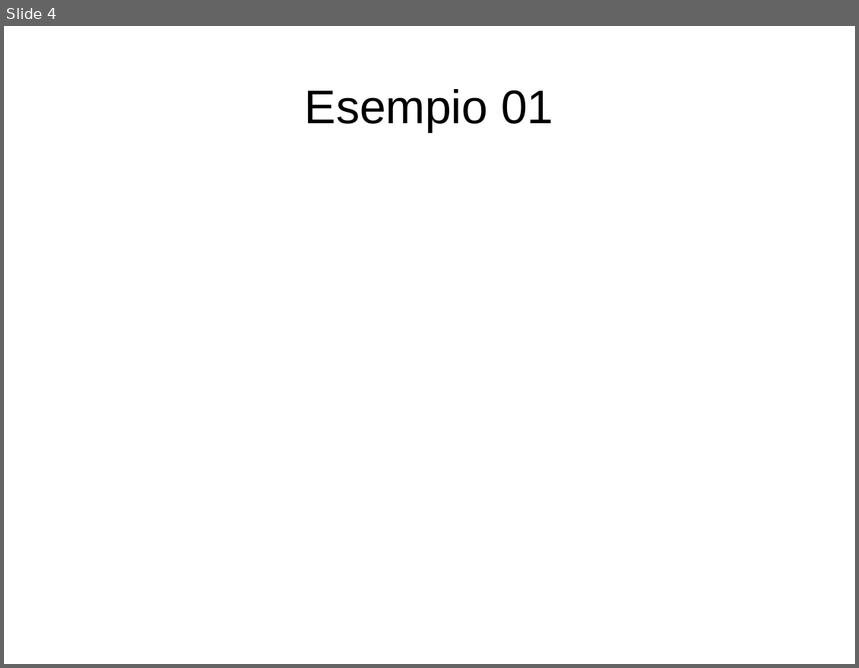
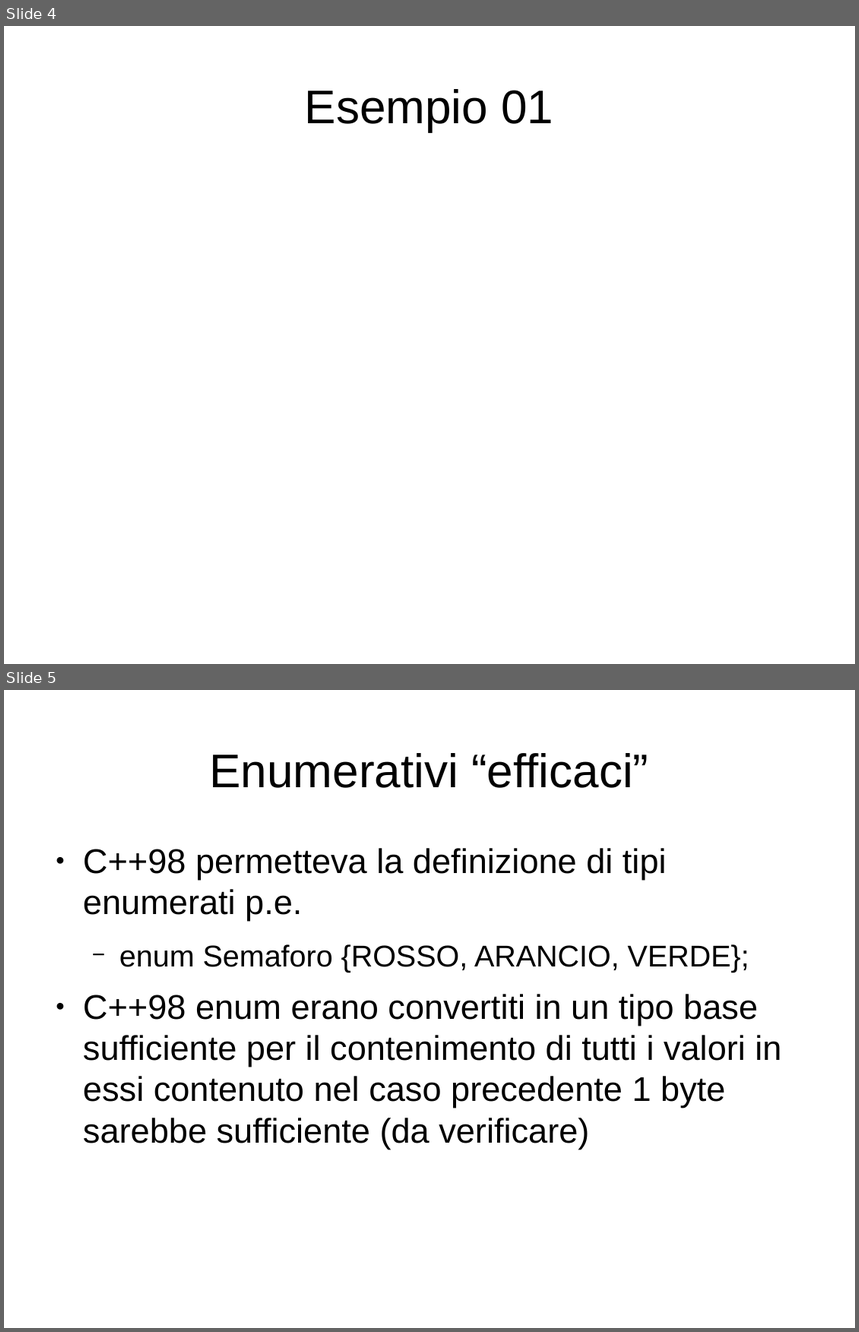
Before and after one commit to famorcia/modern_cpp_examples, a slide deck: doc/Presentazione_13_09_29.odp. Shown one above the other, each under a label of ours: slide 4 before the commit, slides 4 and 5 after it. The pictures are 859x668 and 859x1332 pixels, drawn with LibreOffice and Linux fonts; fonts in the diff are those of the drawing. Boxes give left, top, right and bottom in pixels: in the first picture for what was removed or moved away, otherwise in the second. Text is boxed around its words. In the diff, an @@ line names an element or a change of style, - is before the commit and + after.

```diff
--- a/doc/Presentazione_13_09_29.odp
+++ b/doc/Presentazione_13_09_29.odp
@@ slide 5 added at box(4, 690, 855, 1328), background #FFFFFF @@
@@ title added at box(209, 753, 648, 788), 44 pt, text #000000 @@
+Enumerativi “efficaci”
@@ text added at box(83, 848, 781, 1149), 32 pt, text #000000 @@
+● C++98 permetteva la definizione di tipi enumerati p.e.
+  − enum Semaforo {ROSSO, ARANCIO, VERDE};
+● C++98 enum erano convertiti in un tipo base sufficiente per il contenimento di tutti i valori in essi contenuto nel caso precedente 1 byte sarebbe sufficiente (da verificare)
```
Also in this commit, not shown: 4 other slides added.
